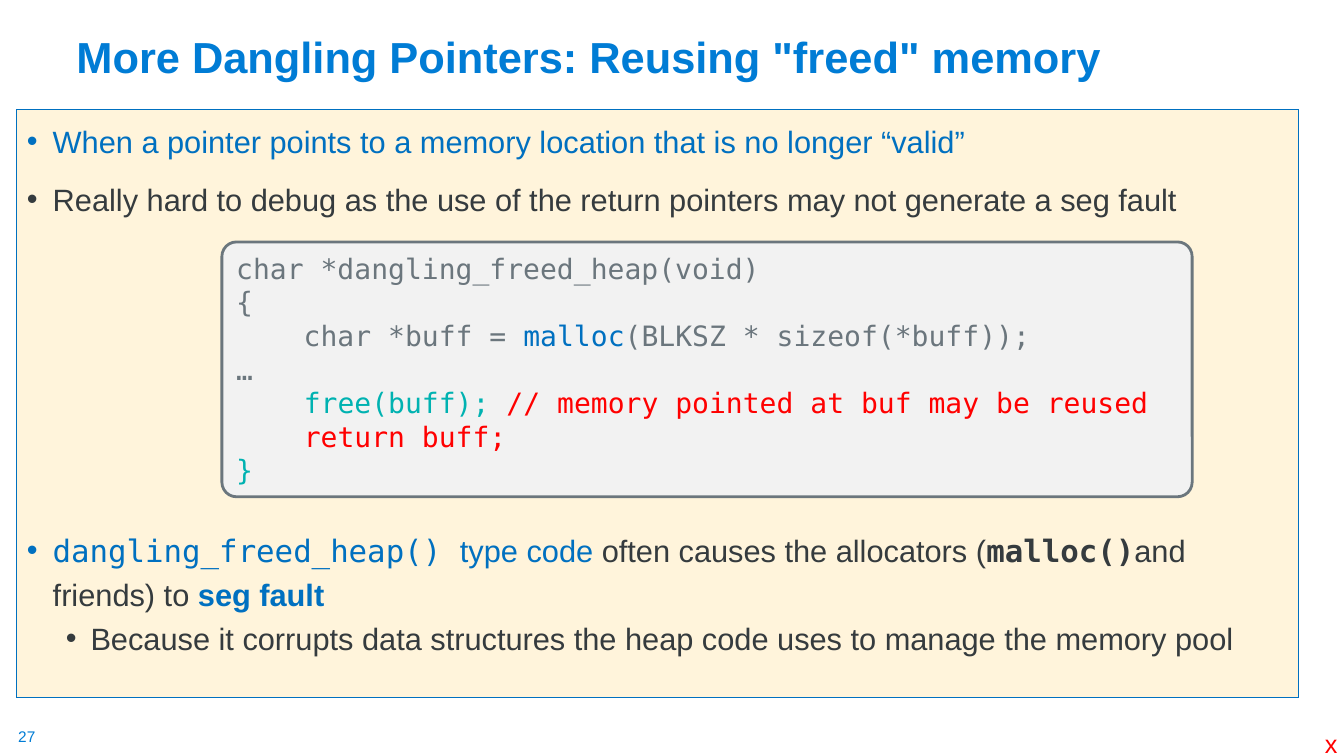
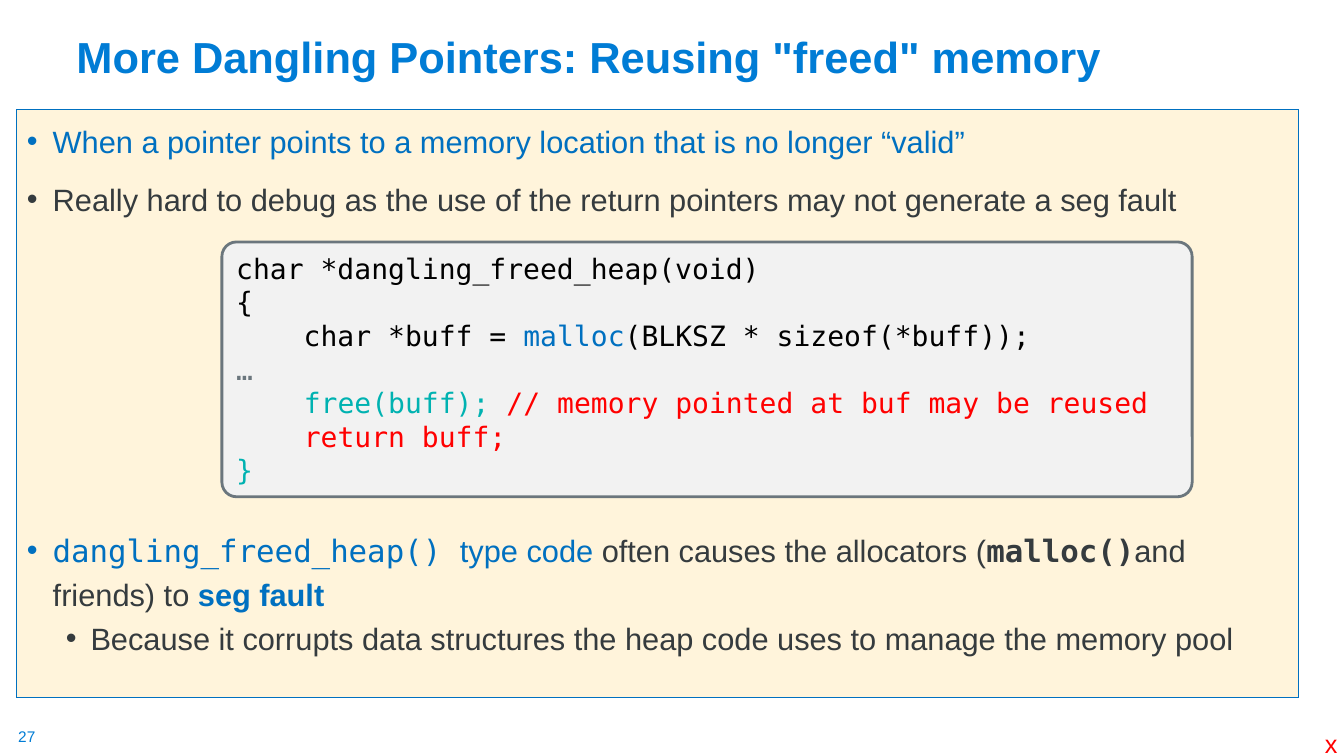
Before and after one commit to cse30-sp24/Muller-Slides, a slide deck: slide 27 of Lecture-8.pptx. Drawn at 1344x756 pixels with LibreOffice and Linux fonts; fonts in the diff are those of the drawing. Boxes give left, top, right and bottom in pixels: in the first picture for what was removed or moved away, otherwise in the second. Text is boxed around its words. In the diff, an @@ line names an element or a change of style, - is before the commit and + after.

```diff
--- a/Lecture-8.pptx
+++ b/Lecture-8.pptx
@@ text in rounded rectangle at (236,257,1030,350): text colour #6B767D to #000000 in "char *dangling_freed_heap(void)", "{", "char *buff = malloc(BLKSZ * sizeof(*buff));" @@
```
Also in this commit, not shown: 17 other slides changed, 1 other file.
